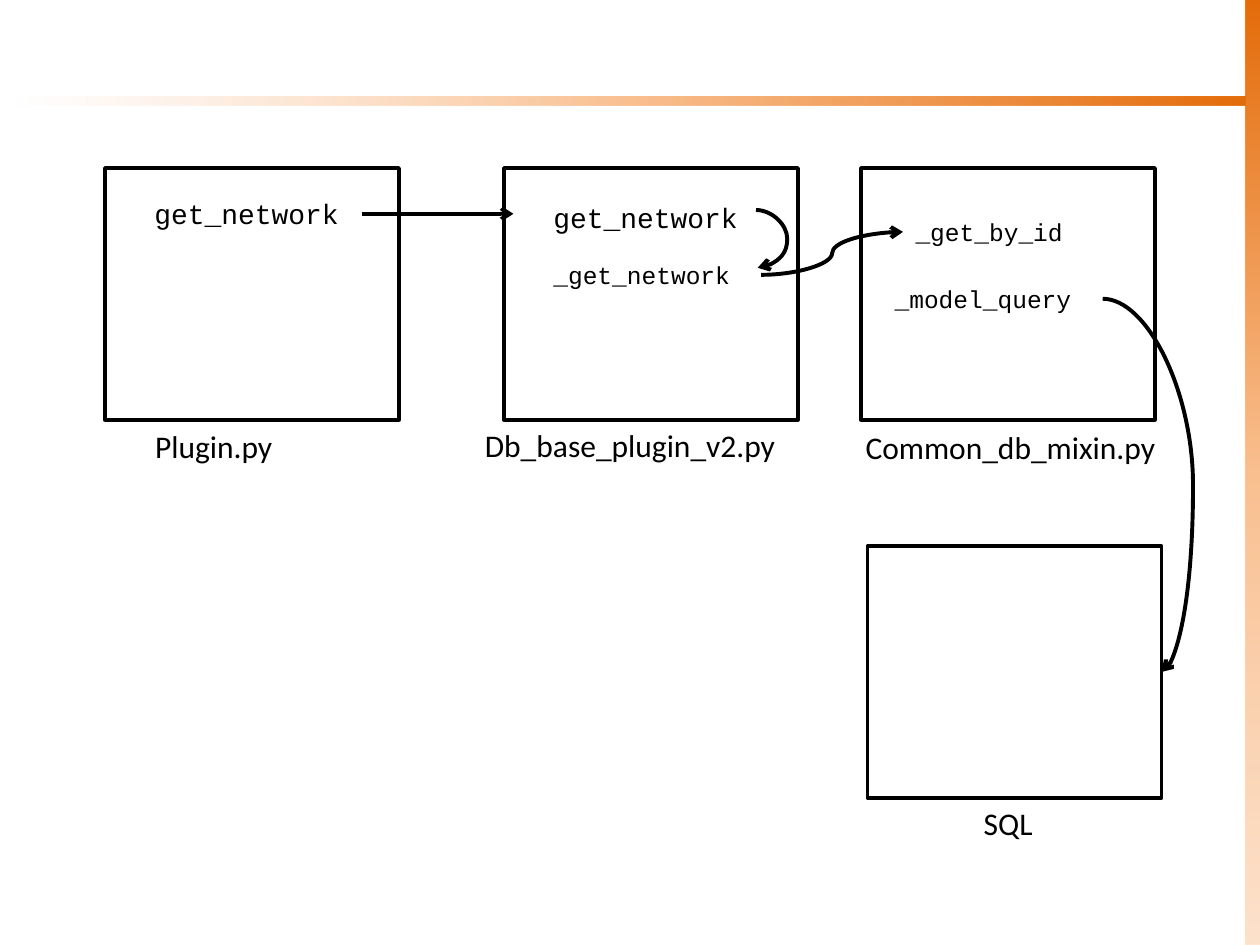
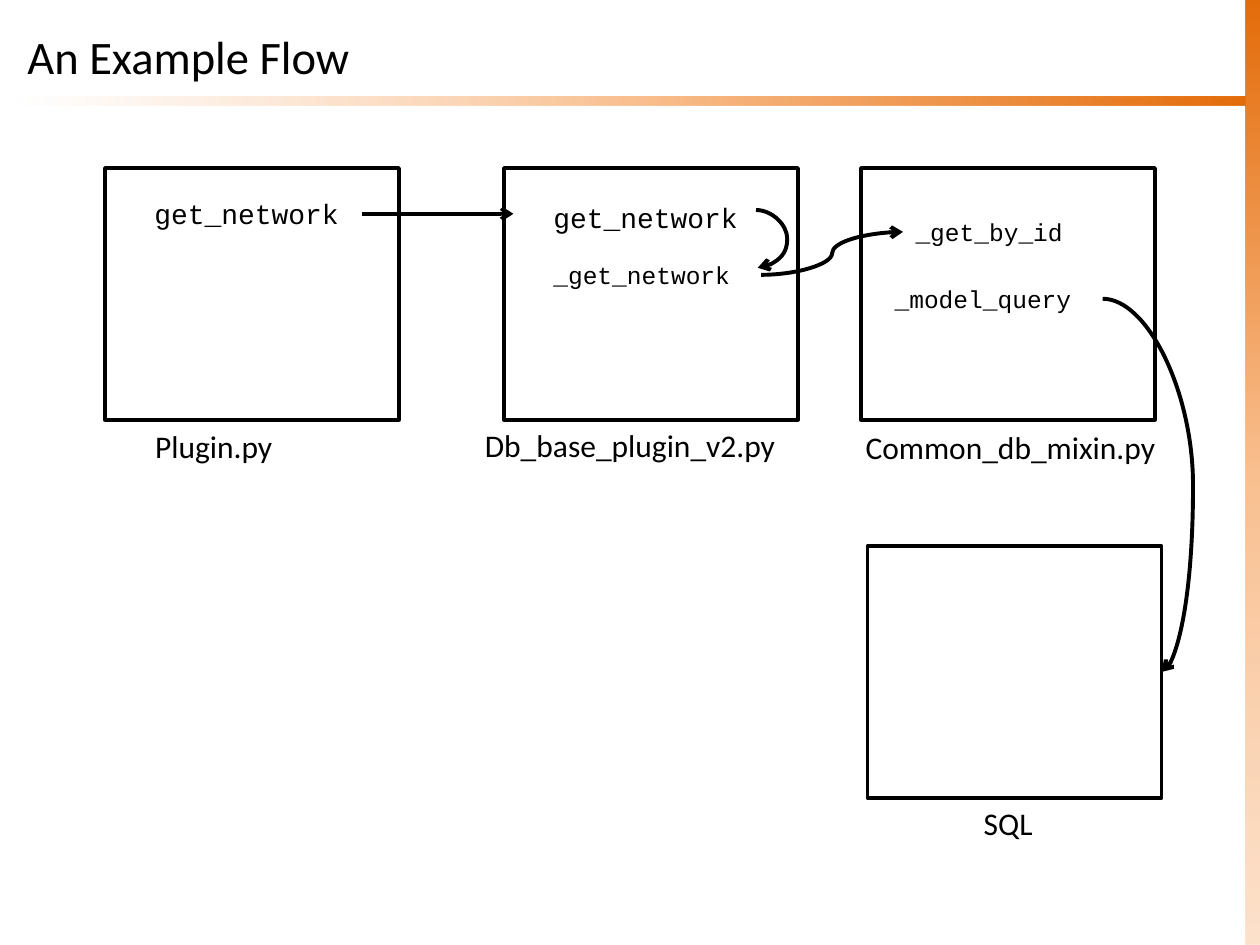
Before and after one commit to sknrao/openstack-neutron-revengg, a slide deck: slide 2 of OS-Neutron-DB.pptx. Drawn at 1260x945 pixels with LibreOffice and Linux fonts; fonts in the diff are those of the drawing. Boxes give left, top, right and bottom in pixels: in the first picture for what was removed or moved away, otherwise in the second. Text is boxed around its words. In the diff, an @@ line names an element or a change of style, - is before the commit and + after.

```diff
--- a/OS-Neutron-DB.pptx
+++ b/OS-Neutron-DB.pptx
@@ title added at (27,41,350,82), 26.7 pt, text #000000 @@
+An Example Flow
```
Also in this commit, not shown: 2 other slides changed, 1 slide removed, 3 other files.
